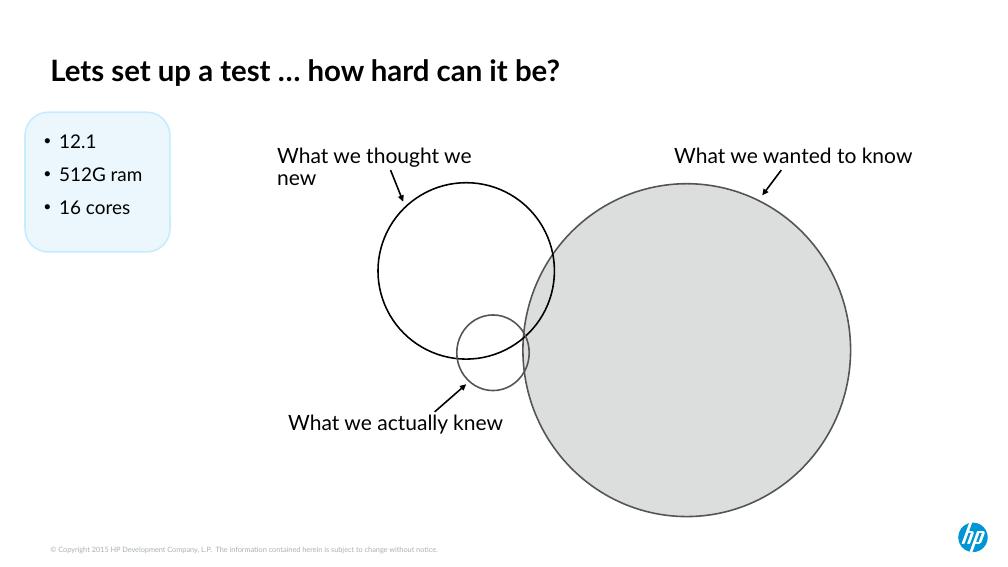
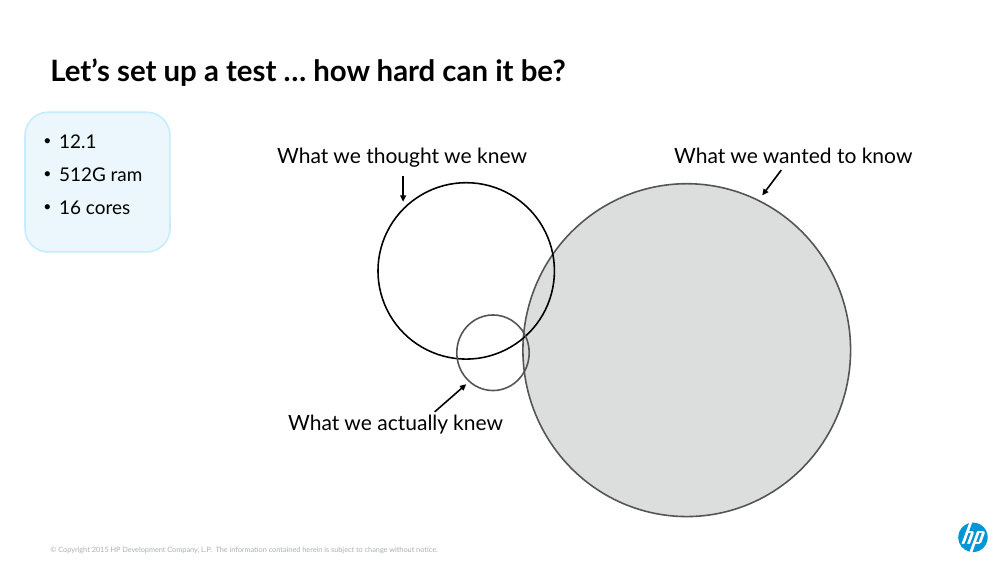
Before and after one commit to ndesilets/Group-13-HP-Big-Data-Analytics, a slide deck: slide 7 of Power Point Files/hotsos_2017 (kirbys inputs).pptx (slide 5 before the commit). Drawn at 1008x567 pixels with LibreOffice and Linux fonts; fonts in the diff are those of the drawing. Boxes give left, top, right and bottom in pixels: in the first picture for what was removed or moved away, otherwise in the second. Text is boxed around its words. In the diff, an @@ line names an element or a change of style, - is before the commit and + after.

```diff
--- a/Power Point Files/hotsos_2017 (kirbys inputs).pptx
+++ b/Power Point Files/hotsos_2017 (kirbys inputs).pptx
@@ title at [50,58,566,86]: text changed @@
-Lets set up a test … how hard can it be?
+Let’s set up a test … how hard can it be?
@@ text at [277,147,527,167]: text changed @@
-What we thought we new
+What we thought we knew
@@ arrow moved from (390, 170) - (403, 202) to (403, 176) - (403, 202) @@
```
Also in this commit, not shown: 9 other slides changed, 10 slides added, 2 slides removed, 4 other files.
